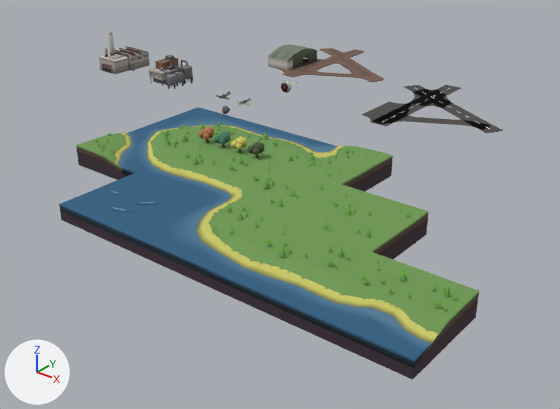
Two versions of the Blender file quadset1.blend, one commit apart.
Camera for both pictures: a 50 mm camera at (52.2, -56.3, 26.2) aimed at (8.7, -2.0, -7.5). The axes (+X, +Y, +Z) are drawn at lower left. The lights are the same throughout.

Before the edit, the objects in view are built like this:
```python
ob_ct_gwwg_1_001 = bpy.data.objects.new('ct-gwwg-1.001', me_t_gwwg_1)
ob_ct_gwwg_1_001.location = (24.0, -20.0, 0.0)
ob_plane_004 = bpy.data.objects.new('Plane.004', me_plane_004)
ob_plane_004.location = (-2.81, 23.11, 0.0)
ob_t_gggg_1_001 = bpy.data.objects.new('t-gggg-1.001', me_t_gggg_1)
ob_t_gggg_1_001.location = (24.0, -12.0, 0.0)
ob_t_ggwg_1 = bpy.data.objects.new('t-ggwg-1', me_t_ggwg_1)
ob_t_ggwg_1.location = (16.0, -12.0, 0.0)
ob_t_gwgw_1 = bpy.data.objects.new('t-gwgw-1', me_t_gwgw_1)
ob_t_gwgw_1.location = (0.0, -12.0, 0.0)
ob_t_gwwg_1 = bpy.data.objects.new('t-gwwg-1', me_t_gwwg_1)
ob_t_gwwg_1.location = (8.0, -12.0, 0.0)
ob_t_gwww_1 = bpy.data.objects.new('t-gwww-1', me_t_gwww_1)
ob_t_gwww_1.location = (16.0, -20.0, 0.0)
ob_t_gwww_2 = bpy.data.objects.new('t-gwww-2', me_t_gwww_2)
ob_t_gwww_2.location = (0.0, -4.0, 0.0)
ob_t_gwww_2.rotation_euler = (0.0, 0.0, -1.571)  # degrees (0, 0, -90)
ob_t_wwww_1 = bpy.data.objects.new('t-wwww-1', me_t_wwww_1)
ob_t_wwww_1.location = (8.0, -20.0, 0.0)
# also in view: 'Plane.001' at (17.6, 13.1, 0.0); 'Plane' at (17.7, 14.0, 0.0); 'factory-1' at (-20.0, 3.9, 2.1); 't-ggwg-1.001' at (16.0, -4.0, -0.6); 'ct-gwwg-1.002' at (32.0, -20.0, -0.6)
```
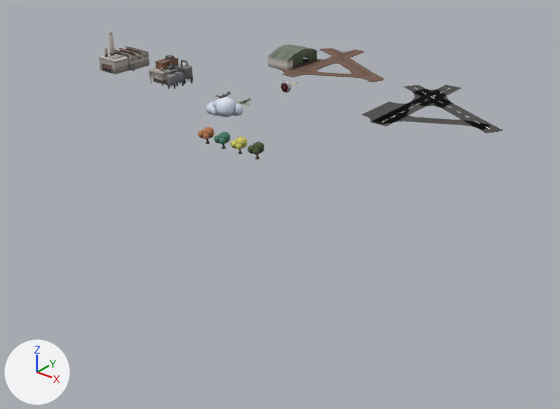
Commit message: adding a cloud

Boxes [x1, y1, x2, y2] around the edits, measured in the pictures (560 x 409 px):
'ct-gwwg-1.002', hidden
    before: [300, 252, 479, 380]
'ct-gwwg-1.001', hidden
    before: [206, 219, 371, 328]
't-gwww-1', hidden
    before: [127, 198, 279, 286]
't-gggg-1.001', hidden (green)
    before: [281, 184, 429, 259]
't-wwww-1', hidden (blue)
    before: [59, 173, 203, 250]
't-ggwg-1', hidden (green)
    before: [203, 161, 341, 219]
't-gwwg-1', hidden (green)
    before: [136, 140, 266, 197]
't-gwgw-1', hidden
    before: [76, 128, 199, 180]
't-ggwg-1.001', hidden (green)
    before: [266, 141, 393, 191]
't-gwwg-1.001', hidden
    before: [201, 123, 319, 160]
't-gwww-2', hidden (blue)
    before: [142, 107, 255, 140]
'cloud.001', added
    after: [206, 97, 243, 117]

The change, as a list of edits to the scene's bpy script:
```text
Add me_cloud_001:
    me_cloud_001.from_pydata(...)  # 388 vertices, 389 faces, 1 loose edge; spans x -2.81..1.41, y -1.0..1.8, z -0.88..1.25
    me_cloud_001.polygons.foreach_set('use_smooth', [True] * 389)
    me_cloud_001.materials.append(mat_material)  # picture img_palette_png
Change ob_t_gggg_1_001:
    add ob_t_gggg_1_001.hide_set(True)  # its collection is switched off
Change ob_t_wwww_1:
    add ob_t_wwww_1.hide_set(True)  # its collection is switched off
Change ob_t_gwwg_1:
    add ob_t_gwwg_1.hide_set(True)  # its collection is switched off
Change ob_t_ggwg_1:
    add ob_t_ggwg_1.hide_set(True)  # its collection is switched off
Change ob_ct_gwwg_1_001:
    add ob_ct_gwwg_1_001.hide_set(True)  # its collection is switched off
Change ob_t_gwww_1:
    add ob_t_gwww_1.hide_set(True)  # its collection is switched off
Change ob_t_gwww_2:
    add ob_t_gwww_2.hide_set(True)  # its collection is switched off
Change ob_t_gwgw_1:
    add ob_t_gwgw_1.hide_set(True)  # its collection is switched off
Change ob_t_ggwg_1_001:
    add ob_t_ggwg_1_001.hide_set(True)  # its collection is switched off
Change ob_t_gwwg_1_001:
    add ob_t_gwwg_1_001.hide_set(True)  # its collection is switched off
Change ob_ct_gwwg_1_002:
    add ob_ct_gwwg_1_002.hide_set(True)  # its collection is switched off
Add ob_cloud_001:
    ob_cloud_001 = bpy.data.objects.new('cloud.001', me_cloud_001)
    ob_cloud_001.location = (0.0, 0.0, 0.0)
```
